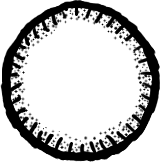
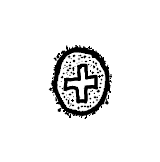
Revision of a layered w=160, h=162 image; what changed, layer by layer:
added layer "Details 2 #1" above "Layer" over [48, 45, 112, 119]
hid "Layer", painted on it over [55, 45, 106, 119]
hid group "Circle #1" (3 layers) over [0, 0, 160, 162]
